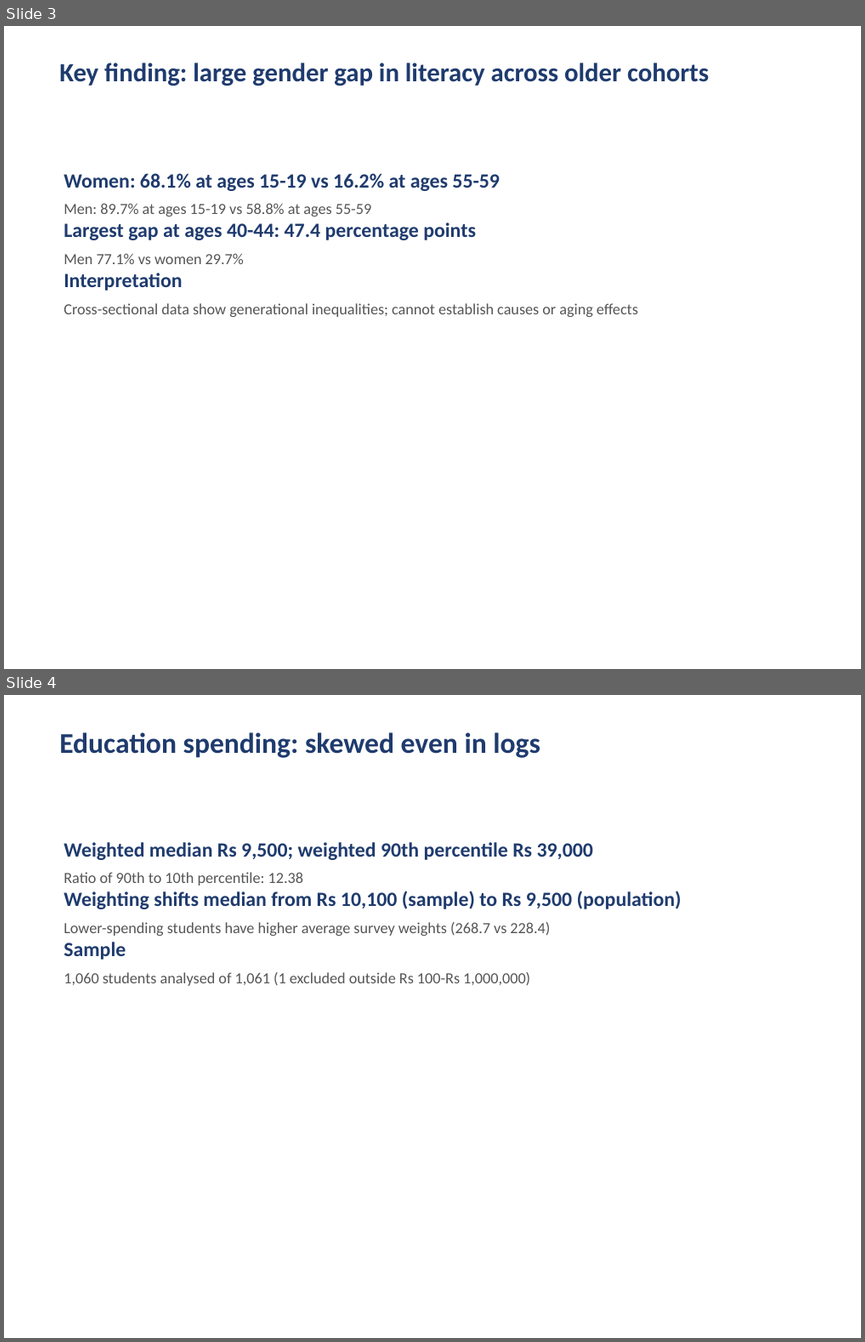
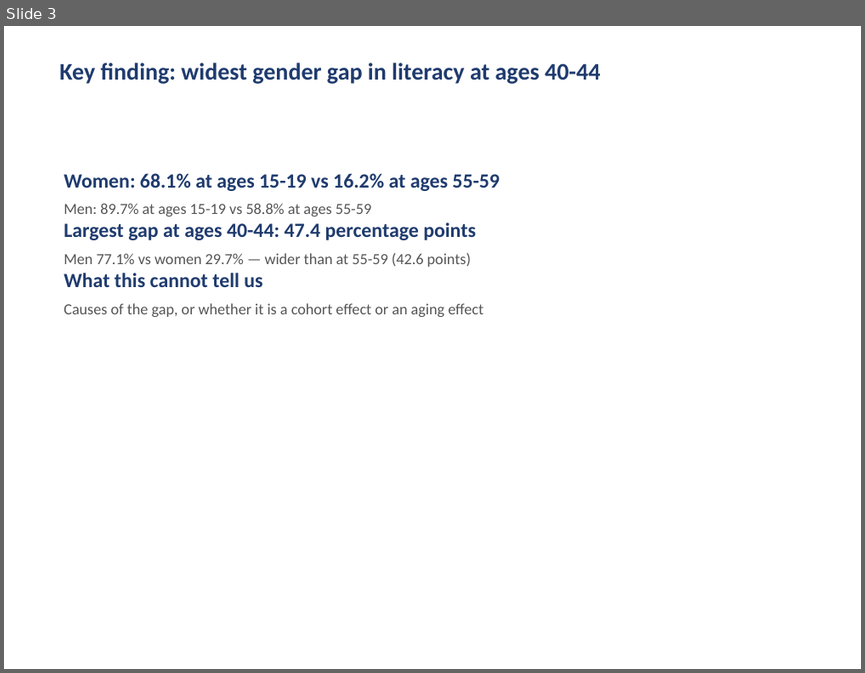
Before and after one commit to abuzark8022/ECO346-A1-FA24-BEDS-105, a slide deck: slides/FA24-BEDS-105.pptx. Shown one above the other, each under a label of ours: slides 3 and 4 before the commit, slide 3 after it. The pictures are 865x1342 and 865x673 pixels, drawn with LibreOffice and Linux fonts; fonts in the diff are those of the drawing. Boxes give left, top, right and bottom in pixels: in the first picture for what was removed or moved away, otherwise in the second. Text is boxed around its words. In the diff, an @@ line names an element or a change of style, - is before the commit and + after.

```diff
--- a/slides/FA24-BEDS-105.pptx
+++ b/slides/FA24-BEDS-105.pptx
@@ slide 4 removed at (x1=4, y1=695, x2=861, y2=1338), background #FFFFFF @@
@@ text removed at (x1=59, y1=732, x2=540, y2=758) @@
-Education spending: skewed even in logs
@@ text removed at (x1=64, y1=842, x2=681, y2=986) @@
-Weighted median Rs 9,500; weighted 90th percentile Rs 39,000
-Ratio of 90th to 10th percentile: 12.38
-Weighting shifts median from Rs 10,100 (sample) to Rs 9,500 (population)
-Lower-spending students have higher average survey weights (268.7 vs 228.4)
-Sample
-1,060 students analysed of 1,061 (1 excluded outside Rs 100-Rs 1,000,000)
@@ slide 3 changed as well @@
@@ text at (x1=59, y1=63, x2=600, y2=84): text changed; size 22 to 20 pt @@
-Key finding: large gender gap in literacy across older cohorts
+Key finding: widest gender gap in literacy at ages 40-44
@@ text at (x1=64, y1=253, x2=483, y2=317): text changed @@
-Men 77.1% vs women 29.7%
-Interpretation
-Cross-sectional data show generational inequalities; cannot establish causes or aging effects
+Men 77.1% vs women 29.7% — wider than at 55-59 (42.6 points)
+What this cannot tell us
+Causes of the gap, or whether it is a cohort effect or an aging effect
```
Also in this commit, not shown: 1 other slide changed, 9 other files.
